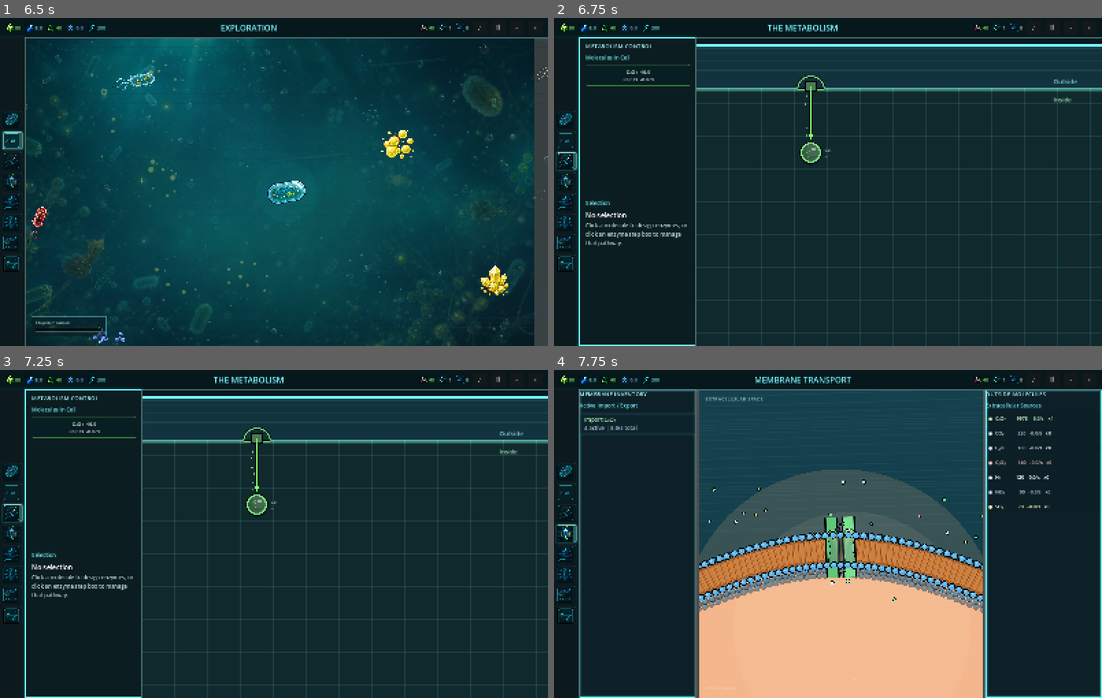
Above: before the commit, frames 1-4 (two rows, left to right).
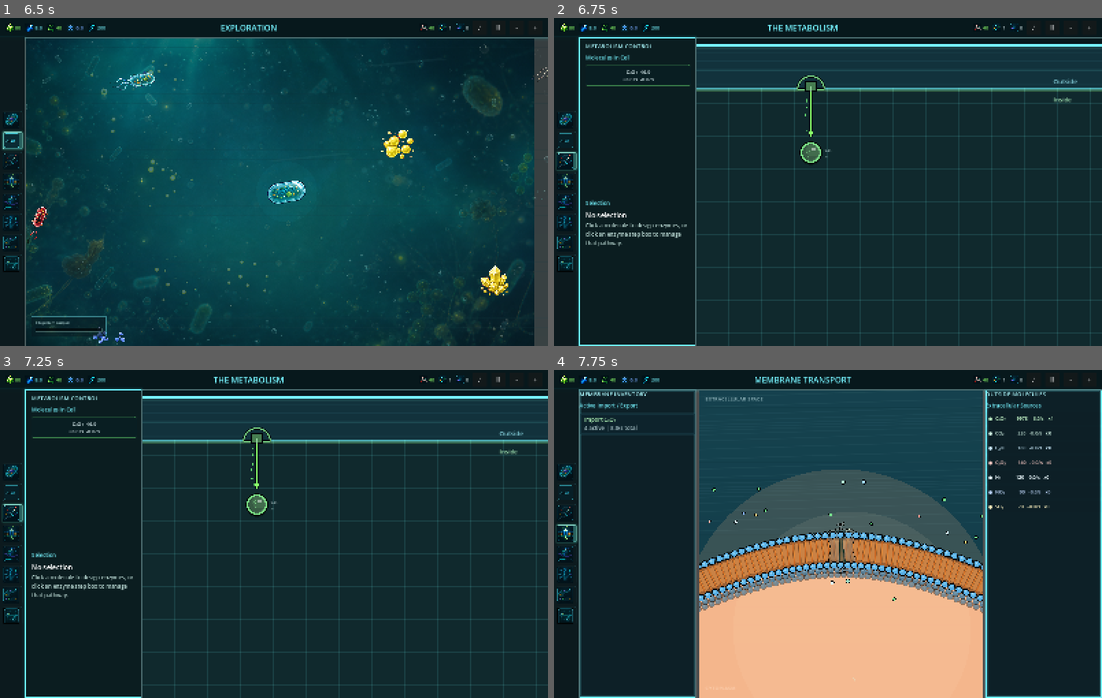
Above: after the commit, the same moments.

Repository: EliasEnglund/SimCell
Game: Godot game, scene res://scenes/main.tscn
Two runs of this game, one before a commit and one after it. Both use one fixed random seed, a clock stepped at 60 frames per second and the inputs below.
Inputs (mouse positions are in pixels of both pictures, inside the frame that each line leads up to):
- Up to frame 1 (6.5 s): click "PLAY" at 0.5 s; click "♪" at 1.25 s; click "♫" at 2 s; click "Ⅱ" at 2.75 s; click "-" at 3.5 s; click "+" at 4.25 s; click (10, 119) at 5.02 s; click (10, 139) at 5.77 s
- Up to frame 2 (6.75 s): click (564, 162) at 6.52 s
- Up to frame 3 (7.25 s): no input
- Up to frame 4 (7.75 s): click (564, 534) at 7.27 s

Frame 1 is identical in both runs. In frame 2, less than 0.1% of the frame differs, in the area x 45-48%, y 23-38%; in frame 3, less than 0.1%; in frame 4, 0.7%, in the area x 49-56%, y 44-64%.

Commit message:
Fix metabolism arrows and transporter previews

Diff:
--- a/scripts/ui/main.gd
+++ b/scripts/ui/main.gd
@@ -650,6 +650,32 @@
 			label.modulate = Color("dbeff2")
 			card.add_child(label)
 			row.add_child(card)
+	var attached_panel := _glow_panel("Attached Flagellum Rotation Test")
+	var attached_note := Label.new()
+	attached_note.text = "The same sheets attached to the current exploration cell sprite while the full cell rotates. This is for checking anchor placement before the flagellum is used in exploration."
+	attached_note.autowrap_mode = TextServer.AUTOWRAP_WORD_SMART
+	attached_note.modulate = Color("dbeff2")
+	attached_panel.add_child(attached_note)
+	var attached_row := HBoxContainer.new()
+	attached_row.add_theme_constant_override("separation", 14)
+	attached_panel.add_child(attached_row)
+	for variant in variants:
+		var card := VBoxContainer.new()
+		card.custom_minimum_size = Vector2(360, 300)
+		card.add_theme_constant_override("separation", 6)
+		var attached_preview := AttachedFlagellumPreview.new()
+		attached_preview.cell_sheet_path = "res://assets/art_lab/exploration/player-cell-idle-alpha.png"
+		attached_preview.flagellum_sheet_path = str(variant[1])
+		attached_preview.flagellum_row_index = 2
+		attached_preview.custom_minimum_size = Vector2(350, 250)
+		card.add_child(attached_preview)
+		var attached_label := Label.new()
+		attached_label.text = str(variant[0])
+		attached_label.horizontal_alignment = HORIZONTAL_ALIGNMENT_CENTER
+		attached_label.modulate = Color("dbeff2")
+		card.add_child(attached_label)
+		attached_row.add_child(card)
+	panel.add_child(attached_panel)
 	return panel
 
 func _art_molecule_variant_section() -> Control:
@@ -2802,8 +2828,6 @@
 				var offset := tangent * (-depth * 22.0) - normal * (depth * 34.0)
 				var scale := 1.0 - depth * 0.20
 				var alpha := 1.0
-				if not highlight_molecule.is_empty() and molecule_id != highlight_molecule:
-					alpha = 0.26
 				_draw_single_transporter(top + offset, bottom + offset, tangent, normal, protein_color, scale, alpha, copy_index == 0, visual_variant)
 
 	func _world_to_visible_t(world_t: float) -> float:
@@ -2863,17 +2887,8 @@
 		var target_width := target_height * (source.size.x / source.size.y)
 		var center := top.lerp(bottom, 0.52) - normal * (target_height * 0.02)
 		var rect := Rect2(Vector2(-target_width * 0.5, -target_height * 0.5), Vector2(target_width, target_height))
-		var backing_color := Color(base_color.r, base_color.g, base_color.b, alpha)
-		var backing_a := Vector2(-target_width * 0.19, -target_height * 0.42)
-		var backing_b := Vector2(-target_width * 0.19, target_height * 0.42)
-		var backing_c := Vector2(target_width * 0.19, -target_height * 0.42)
-		var backing_d := Vector2(target_width * 0.19, target_height * 0.42)
 		var rotation := normal.angle() - PI * 0.5
 		draw_set_transform(center, rotation, Vector2.ONE)
-		draw_line(backing_a, backing_b, Color(0.0, 0.03, 0.05, alpha), target_width * 0.30, true)
-		draw_line(backing_c, backing_d, Color(0.0, 0.03, 0.05, alpha), target_width * 0.30, true)
-		draw_line(backing_a, backing_b, backing_color.darkened(0.10), target_width * 0.22, true)
-		draw_line(backing_c, backing_d, backing_color.lightened(0.10), target_width * 0.22, true)
 		draw_texture_rect_region(transporter_texture, rect, source, Color(1, 1, 1, alpha))
 		draw_set_transform(Vector2.ZERO, 0.0, Vector2.ONE)
 
@@ -3102,6 +3117,72 @@
 			return null
 		return ImageTexture.create_from_image(image)
 
+class AttachedFlagellumPreview:
+	extends Control
+
+	var cell_sheet_path := ""
+	var flagellum_sheet_path := ""
+	var cell_frame_count := 6
+	var flagellum_frame_count := 8
+	var flagellum_row_count := 3
+	var flagellum_row_index := 2
+	var _cell_texture: Texture2D
+	var _flagellum_texture: Texture2D
+	var _elapsed := 0.0
+
+	func _ready() -> void:
+		_cell_texture = _load_texture(cell_sheet_path)
+		_flagellum_texture = _load_texture(flagellum_sheet_path)
+		set_process(true)
+
+	func _process(delta: float) -> void:
+		_elapsed += delta
+		queue_redraw()
+
+	func _draw() -> void:
+		draw_rect(Rect2(Vector2.ZERO, size), Color("0b242b"), true)
+		for i in 10:
+			var y := size.y * float(i) / 9.0
+			draw_line(Vector2(0, y), Vector2(size.x, y), Color(0.45, 0.95, 1.0, 0.025), 1.0)
+		draw_circle(size * 0.5, minf(size.x, size.y) * 0.38, Color(0.30, 0.95, 1.0, 0.035))
+		if _cell_texture == null or _flagellum_texture == null:
+			draw_string(ThemeDB.fallback_font, Vector2(18, 34), "Missing cell or flagellum sheet", HORIZONTAL_ALIGNMENT_LEFT, -1, 14, Color("dbeff2"))
+			return
+		var angle := _elapsed * 0.55
+		var cell_frame := int(floor(_elapsed * 4.0)) % cell_frame_count
+		var flagellum_frame := int(floor(_elapsed * 8.0)) % flagellum_frame_count
+		var cell_frame_w := float(_cell_texture.get_width()) / float(cell_frame_count)
+		var cell_source := Rect2(Vector2(cell_frame_w * float(cell_frame), 0.0), Vector2(cell_frame_w, _cell_texture.get_height()))
+		var flag_frame_w := float(_flagellum_texture.get_width()) / float(flagellum_frame_count)
+		var flag_frame_h := float(_flagellum_texture.get_height()) / float(flagellum_row_count)
+		var flag_source := Rect2(Vector2(flag_frame_w * float(flagellum_frame), flag_frame_h * float(flagellum_row_index)), Vector2(flag_frame_w, flag_frame_h))
+		var center := size * 0.5 + Vector2(22.0, 4.0)
+		var forward := Vector2.RIGHT.rotated(angle)
+		var back := -forward
+		var cell_draw_size := minf(size.x, size.y) * 0.42
+		var cell_rect := Rect2(Vector2(-cell_draw_size * 0.5, -cell_draw_size * 0.5), Vector2(cell_draw_size, cell_draw_size))
+		var flag_height := cell_draw_size * 0.42
+		var flag_width := flag_height * (flag_source.size.x / flag_source.size.y)
+		var flag_anchor_u := 0.16
+		var flag_anchor := center + back * cell_draw_size * 0.34
+		draw_set_transform(flag_anchor, back.angle(), Vector2.ONE)
+		var flag_rect := Rect2(Vector2(-flag_width * flag_anchor_u, -flag_height * 0.5), Vector2(flag_width, flag_height))
+		draw_texture_rect_region(_flagellum_texture, flag_rect, flag_source)
+		draw_circle(Vector2.ZERO, 5.0, Color(1.0, 0.2, 0.9, 0.22))
+		draw_set_transform(center, angle + PI * 0.5, Vector2.ONE)
+		draw_texture_rect_region(_cell_texture, cell_rect, cell_source)
+		draw_set_transform(Vector2.ZERO, 0.0, Vector2.ONE)
+		draw_circle(flag_anchor, 4.0, Color("ff76f4"))
+		draw_line(center, center + forward * cell_draw_size * 0.58, Color("76f4ff", 0.38), 2.0, true)
+		draw_string(ThemeDB.fallback_font, Vector2(14, size.y - 15), "rotating attachment test", HORIZONTAL_ALIGNMENT_LEFT, -1, 11, Color("dbeff2"))
+
+	func _load_texture(path: String) -> Texture2D:
+		var actual_path := ProjectSettings.globalize_path(path) if path.begins_with("res://") else path
+		var image := Image.load_from_file(actual_path)
+		if image == null:
+			return null
+		return ImageTexture.create_from_image(image)
+
 class PhospholipidAnimationPreview:
 	extends Control
 
--- a/scripts/ui/metabolism_workspace.gd
+++ b/scripts/ui/metabolism_workspace.gd
@@ -331,7 +331,7 @@
 	return pos + node_size * 0.5
 
 func _node_radius(node_size: Vector2) -> float:
-	return minf(node_size.x, node_size.y) * 0.34
+	return minf(node_size.x, node_size.y) * 0.43
 
 func _node_port(pos: Vector2, node_size: Vector2, direction: Vector2) -> Vector2:
 	var center := _node_center(pos, node_size)
@@ -378,7 +378,6 @@
 			continue
 		var source_rect_world := _screen_rect_to_world(positions[substrate], sizes[substrate])
 		var source_center := source_rect_world.get_center()
-		var used_source_sides: Array[String] = []
 		var route_specs: Array[Dictionary] = []
 		for product_index in visible_products.size():
 			var product_id := visible_products[product_index]
@@ -386,11 +385,8 @@
 			var product_is_goal := target_rect.size.x > 0.0
 			var target_rect_world := _screen_rect_to_world(target_rect.position, target_rect.size) if product_is_goal else _screen_rect_to_world(positions[product_id], sizes[product_id])
 			var target_center := target_rect_world.get_center()
-			var source_dir := _preferred_output_axis(target_center - source_center, incoming_sides.get(substrate, []), used_source_sides)
-			used_source_sides.append(_axis_key(source_dir))
-			var target_dir := -source_dir
-			if absf((source_center - target_center).dot(target_dir)) < 0.001:
-				target_dir = _primary_axis(source_center - target_center)
+			var source_dir := _preferred_output_axis(target_center - source_center, incoming_sides.get(substrate, []))
+			var target_dir := _primary_axis(source_center - target_center)
 			route_specs.append({
 				"product_id": product_id,
 				"product_index": product_index,
@@ -462,7 +458,7 @@
 	if not lookup[node_id].has(key):
 		lookup[node_id].append(key)
 
-func _preferred_output_axis(delta: Vector2, blocked_sides: Array, used_sides: Array[String]) -> Vector2:
+func _preferred_output_axis(delta: Vector2, blocked_sides: Array) -> Vector2:
 	var primary := _primary_axis(delta)
 	var candidates: Array[Vector2] = [primary]
 	if absf(primary.x) > 0.0:
@@ -475,10 +471,6 @@
 		candidates.append(-primary)
 	for candidate in candidates:
 		var key := _axis_key(candidate)
-		if not blocked_sides.has(key) and not used_sides.has(key):
-			return candidate
-	for candidate in candidates:
-		var key := _axis_key(candidate)
 		if not blocked_sides.has(key):
 			return candidate
 	return primary
@@ -532,13 +524,16 @@
 func _routed_between_nodes_world(start: Vector2, end: Vector2, start_dir: Vector2, target_dir: Vector2, route_key: String = "") -> Array[Vector2]:
 	if not route_key.is_empty() and _manual_route_bends.has(route_key):
 		var bend: Vector2 = _manual_route_bends[route_key]
-		var manual_route: Array[Vector2] = [start]
+		var away := start + start_dir.normalized() * GRID_CELL * 0.24
+		var approach := end + target_dir.normalized() * GRID_CELL * 0.24
+		var manual_route: Array[Vector2] = [start, away]
 		if absf(start_dir.y) > 0.0:
-			manual_route.append(Vector2(start.x, bend.y))
-			manual_route.append(Vector2(end.x, bend.y))
+			manual_route.append(Vector2(away.x, bend.y))
+			manual_route.append(Vector2(approach.x, bend.y))
 		else:
-			manual_route.append(Vector2(bend.x, start.y))
-			manual_route.append(Vector2(bend.x, end.y))
+			manual_route.append(Vector2(bend.x, away.y))
+			manual_route.append(Vector2(bend.x, approach.y))
+		manual_route.append(approach)
 		manual_route.append(end)
 		return _clean_route(manual_route)
 	var away := start + start_dir.normalized() * GRID_CELL * 0.32
@@ -558,7 +553,18 @@
 	for point in points:
 		if cleaned.is_empty() or cleaned[cleaned.size() - 1].distance_to(point) > 1.0:
 			cleaned.append(point)
-	return cleaned
+	var simplified: Array[Vector2] = []
+	for point in cleaned:
+		simplified.append(point)
+		while simplified.size() >= 3:
+			var a: Vector2 = simplified[simplified.size() - 3]
+			var b: Vector2 = simplified[simplified.size() - 2]
+			var c: Vector2 = simplified[simplified.size() - 1]
+			if (absf(a.x - b.x) < 1.0 and absf(b.x - c.x) < 1.0) or (absf(a.y - b.y) < 1.0 and absf(b.y - c.y) < 1.0):
+				simplified.remove_at(simplified.size() - 2)
+			else:
+				break
+	return simplified
 
 func _reaction_route_key(reaction: Dictionary, product_id: String) -> String:
 	return "reaction:%s:%s" % [str(reaction.get("blueprint_id", "")), product_id]
